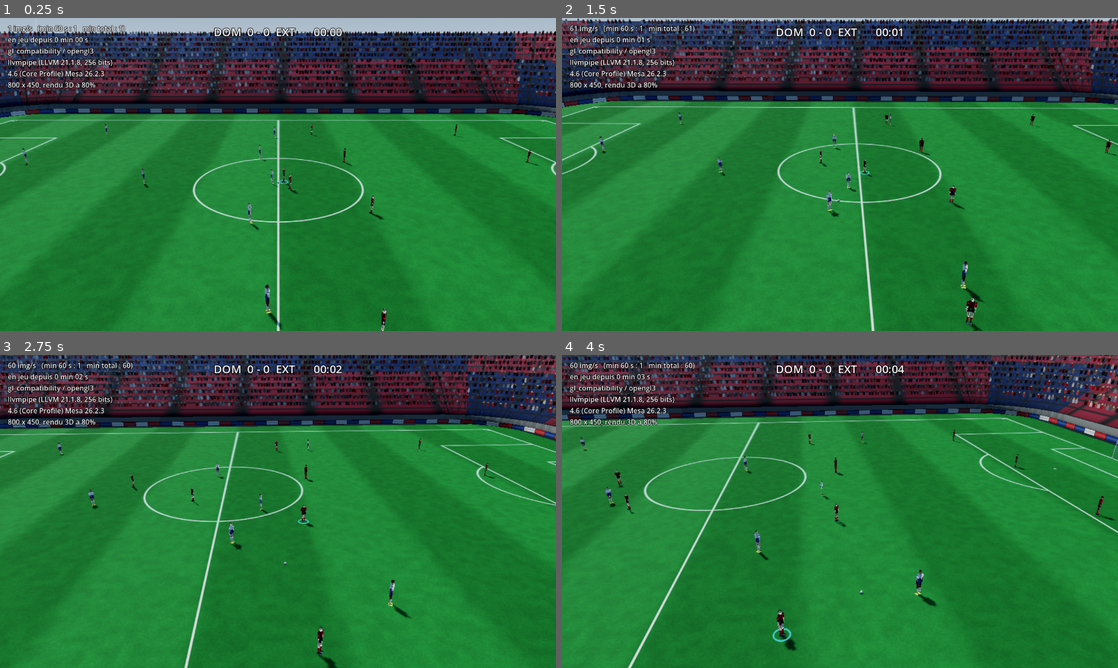
Above: before the commit, frames 1-4 (two rows, left to right).
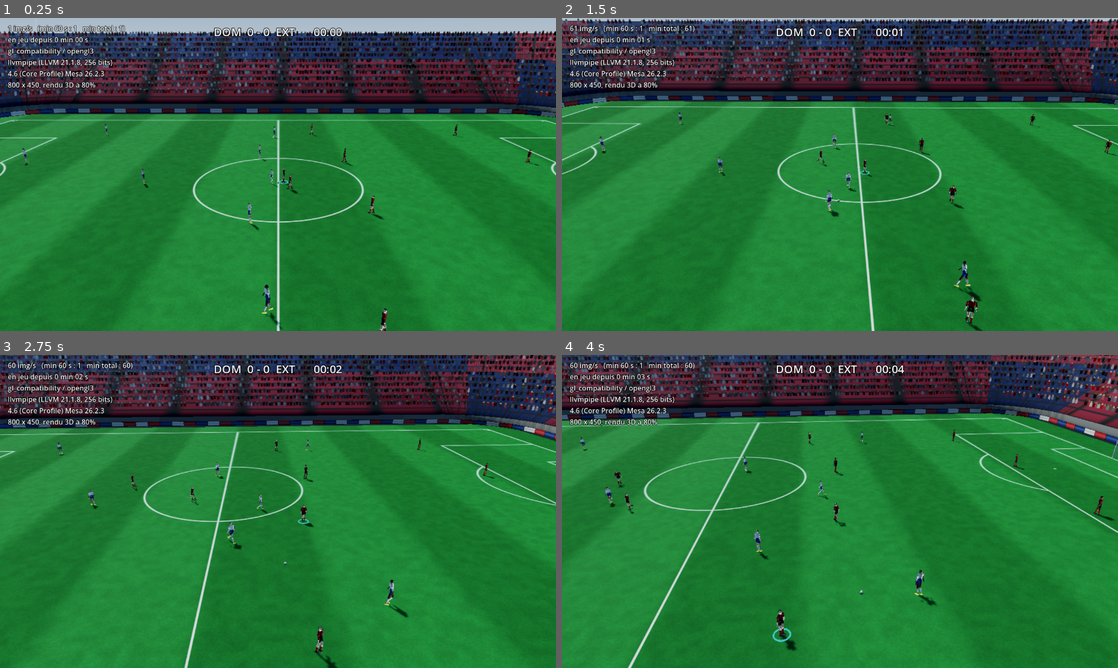
Above: after the commit, the same moments.

Repository: owono123/monprojet
Game: Godot game, scene res://src/principal.tscn
Same seed, same stepped clock (60 frames per second), same inputs: the game is played once before the commit and once after it.
Inputs (mouse positions are in pixels of both pictures, inside the frame that each line leads up to):
- Up to frame 1 (0.25 s): no input
- Up to frame 2 (1.5 s): move the mouse to (962, 158) at 0.52 s; click (962, 158) at 0.67 s; drag from (728, 190) to (812, 237) at 1.27 s
- Up to frame 3 (2.75 s): move the mouse to (333, 442) at 2.02 s; click (333, 442) at 2.17 s
- Up to frame 4 (4 s): drag from (812, 574) to (673, 464) at 2.77 s; move the mouse to (1006, 558) at 3.52 s; click (1006, 558) at 3.67 s

The runs differ from the first frame. In frame 1, 0.3% of the frame differs, in the area x 4-97%, y 33-100%; in frame 2, 0.4%; in frame 3, 0.4%, in the area x 10-89%, y 26-99%; in frame 4, 0.4%.

Commit message:
Animations de frappe et de tacle, et le lien manquant vers le squelette
Ajoute deux gestes ponctuels qui se superposent au cycle de course : la frappe,
ou la cuisse part en arriere puis se lance pendant que le genou reste plie et
ne se detend qu'au dernier moment, et le tacle glisse, ou le corps entier se
couche jambe tendue devant. Ils sont decrits par des reperes temps-valeur
interpoles, la forme la plus lisible a relire et a regler.

La simulation signale desormais ces gestes au rendu par une liste videe a
chaque pas. C'est de l'information a sens unique : la simulation ne s'en sert
jamais, elle existe pour que l'affichage declenche la bonne animation au bon
moment plutot que de deviner apres coup qu'un ballon est parti.

Surtout, corrige un defaut qui rendait TOUTE l'animation invisible depuis le
debut. Un MeshInstance3D cree par le code nait avec un chemin de squelette
vide, et non le « .. » que renseigne l'editeur : le maillage n'etait relie a
aucun squelette et s'affichait eternellement dans sa pose de repos. Le cycle de
course tournait correctement, il ne se voyait nulle part. Le probleme a ete
trouve en interrogeant directement le maillage plutot qu'en relisant les
captures, ou l'absence de mouvement passait pour un reglage trop discret.

Ajoute enfin de quoi figer un geste a un instant precis, sans quoi ces
animations resteraient invisibles aux captures : elles durent quatre dixiemes
de seconde et sont terminees avant que l'image ne soit prise.

Co-Authored-By: Claude Opus 5 <noreply@anthropic.com>
Claude-Session: https://claude.ai/code/session_01DjzeGUHn1ioCs4MhjkFQZt

Diff:
--- a/foot/src/noyau/simulation.gd
+++ b/foot/src/noyau/simulation.gd
@@ -47,6 +47,16 @@
 ## affiches sont ceux du porteur ou ceux du defenseur.
 var porteur := Vector2i(-1, -1)
 
+## Gestes survenus pendant l'image qui vient d'etre simulee : frappes, tacles.
+##
+## C'est de l'information a sens unique, du noyau vers l'affichage. La
+## simulation ne s'en sert jamais elle-meme : elle sait deja tout ce qu'il lui
+## faut. Cette liste existe seulement pour que le rendu puisse declencher la
+## bonne animation au bon moment, sans avoir a deviner apres coup qu'un ballon
+## est parti. Elle est videe au debut de chaque pas ; l'affichage la lit juste
+## apres son appel a simuler().
+var gestes: Array[Dictionary] = []
+
 var _priorite_manuelle := 0
 var _changer_enfonce := false
 var _tacle_enfonce := false
@@ -77,6 +87,7 @@
 
 ## Avance d'une image. C'est la seule facon de faire progresser le match.
 func simuler(commandes: Commandes) -> void:
+	gestes.clear()
 	if _repos_apres_but > 0:
 		# Petite pause apres un but, le temps que l'image montre la remise en jeu.
 		_repos_apres_but -= 1
@@ -203,41 +214,51 @@
 	var joueur := equipe.joueurs[porteur.y]
 	_dernier_toucheur = porteur.x
 
+	var geste := ""
 	if porteur.x == equipe_humaine and porteur.y == joueur_actif:
-		_action_du_joueur(commandes, equipe, joueur)
+		geste = _action_du_joueur(commandes, equipe, joueur)
 	else:
-		_action_de_l_ordinateur(equipe, joueur)
-
-func _action_du_joueur(commandes: Commandes, equipe: Equipe, joueur: Joueur) -> void:
+		geste = _action_de_l_ordinateur(equipe, joueur)
+	if geste != "":
+		gestes.append({"equipe": porteur.x, "rang": porteur.y, "geste": geste})
+
+## Renvoie le nom du geste a jouer a l'ecran, ou une chaine vide si le joueur
+## s'est contente de pousser le ballon devant lui.
+func _action_du_joueur(commandes: Commandes, equipe: Equipe, joueur: Joueur) -> String:
 	var regard := _regard(joueur, equipe)
 	var effet := commandes.direction_normalisee().y * 2.0
 
 	if commandes.appuye(Commandes.TIR):
 		_frapper_au_but(equipe, joueur)
-	elif commandes.appuye(Commandes.LOB):
+		return "frappe"
+	if commandes.appuye(Commandes.LOB):
 		ballon.frapper(regard, 15.0, 44.0, effet)
-	elif commandes.appuye(Commandes.CENTRE):
+		return "frappe"
+	if commandes.appuye(Commandes.CENTRE):
 		_centrer(equipe, joueur)
-	elif commandes.appuye(Commandes.PASSE):
+		return "frappe"
+	if commandes.appuye(Commandes.PASSE):
 		_passer(equipe, joueur, regard)
-	else:
-		_conduire(joueur, regard)
-
-func _action_de_l_ordinateur(equipe: Equipe, joueur: Joueur) -> void:
+		return "passe"
+	_conduire(joueur, regard)
+	return ""
+
+func _action_de_l_ordinateur(equipe: Equipe, joueur: Joueur) -> String:
 	var but_adverse := Vector3(Dimensions.DEMI_LONGUEUR * float(equipe.sens), 0.0, 0.0)
 	var distance_au_but := joueur.distance_a(but_adverse)
 
 	# A moins de vingt metres et dans un angle raisonnable, on tente sa chance.
 	if distance_au_but < 20.0 and absf(joueur.position.z) < 18.0:
 		_frapper_au_but(equipe, joueur)
-		return
+		return "frappe"
 
 	var receveur := _meilleur_receveur(equipe, joueur)
 	if receveur >= 0:
 		_passer_a(equipe, joueur, equipe.joueurs[receveur])
-		return
+		return "passe"
 
 	_conduire(joueur, _regard(joueur, equipe))
+	return ""
 
 ## Direction dans laquelle le joueur joue : son deplacement s'il court, sinon le
 ## but adverse. Un joueur a l'arret ne frappe pas au hasard.
@@ -376,6 +397,7 @@
 		return
 
 	var vole := equipes[porteur.x].joueurs[porteur.y]
+	gestes.append({"equipe": equipe_humaine, "rang": joueur_actif, "geste": "tacle"})
 	var rapport := tacleur.defense / maxf(tacleur.defense + vole.dribble, 1.0)
 	if alea.chance(rapport):
 		# Le ballon est degage vers le camp adverse, pas capte proprement : un
--- a/foot/src/principal.gd
+++ b/foot/src/principal.gd
@@ -79,6 +79,7 @@
 	while _accumulateur >= Simulation.PAS and pas_effectues < PAS_MAXI_PAR_IMAGE:
 		_memoriser_positions()
 		_simulation.simuler(_commandes_de_l_image())
+		_declencher_les_gestes()
 		_accumulateur -= Simulation.PAS
 		pas_effectues += 1
 	if pas_effectues == PAS_MAXI_PAR_IMAGE:
@@ -116,6 +117,17 @@
 	commandes.direction = Vector2(monde.x, monde.z)
 	return commandes
 
+## Transforme les gestes que la simulation vient de signaler en animations.
+##
+## La liste est lue juste apres chaque pas simule, et non une fois par image :
+## quand l'appareil rame et que deux pas s'enchainent dans la meme image, une
+## frappe survenue au premier pas serait sinon effacee par le second.
+func _declencher_les_gestes() -> void:
+	for evenement in _simulation.gestes:
+		var index: int = int(evenement["equipe"]) * JOUEURS_PAR_EQUIPE + int(evenement["rang"])
+		if index >= 0 and index < _allures.size():
+			_allures[index].declencher(evenement["geste"])
+
 func _memoriser_positions() -> void:
 	_ballon_precedent = _simulation.ballon.position
 	var index := 0
@@ -184,6 +196,18 @@
 	if index < 0 or index >= _corps.size():
 		return Vector3.ZERO
 	return _corps[index].position
+
+## Declenche un geste sur un joueur donne, sans passer par la simulation.
+##
+## Reserve aux captures de controle : une frappe ou un tacle ne survient que
+## rarement et jamais au moment ou l'on prend l'image, ce qui rendrait ces
+## animations impossibles a relire sans telephone sous la main. Le jeu lui-meme
+## n'appelle jamais cette fonction — ses gestes viennent tous de la simulation.
+func jouer_geste(numero_equipe: int, rang: int, geste: String,
+		avancement: float = 0.0, fige: bool = false) -> void:
+	var index := numero_equipe * JOUEURS_PAR_EQUIPE + rang
+	if index >= 0 and index < _allures.size():
+		_allures[index].declencher(geste, avancement, fige)
 
 ## Fige la camera a un endroit precis et coupe le suivi automatique. Utilise par
 ## les captures de controle, et base de la camera libre des replays.
--- a/foot/src/rendu/allure.gd
+++ b/foot/src/rendu/allure.gd
@@ -28,10 +28,72 @@
 const OUVERTURE_BRAS := 0.16      # ecarte les bras du buste
 const FLEXION_COUDE := 0.45
 
+## Duree des gestes ponctuels, en secondes.
+const DUREE_FRAPPE := 0.40
+const DUREE_PASSE := 0.28
+const DUREE_TACLE := 0.85
+
 ## Position dans le cycle de foulee, de 0 a 1. Un cycle vaut deux pas.
 var _phase := 0.0
 ## Balancement lent du corps a l'arret, pour qu'un joueur immobile respire.
 var _repos := 0.0
+
+## Geste ponctuel en cours — frappe, passe ou tacle — et depuis combien de temps.
+## Il se superpose au cycle de course au lieu de le remplacer : un joueur qui
+## frappe en pleine course continue de courir du haut du corps.
+var _geste := ""
+var _depuis := 0.0
+## Fige le geste a l'instant demande au lieu de le laisser se derouler. Sert
+## uniquement aux captures de controle : un geste dure quatre dixiemes de
+## seconde et serait deja termine au moment ou l'image est prise.
+var _fige := false
+
+## Declenche un geste. Appele par l'affichage a partir des evenements que la
+## simulation vient de produire.
+##
+## `avancement` permet de demarrer le geste en cours de route, et `fige` de l'y
+## arreter — deux commodites reservees aux captures.
+func declencher(geste: String, avancement: float = 0.0, fige: bool = false) -> void:
+	_geste = geste
+	_fige = fige
+	_depuis = 0.0
+	_depuis = clampf(avancement, 0.0, 0.999) * _duree_du_geste()
+
+func _duree_du_geste() -> float:
+	match _geste:
+		"frappe": return DUREE_FRAPPE
+		"passe": return DUREE_PASSE
+		"tacle": return DUREE_TACLE
+	return 0.0
+
+## Interpole une suite de reperes [temps, valeur] : la facon la plus lisible de
+## decrire un geste, et la plus facile a regler ensuite.
+static func _entre_reperes(reperes: Array, t: float) -> float:
+	if reperes.is_empty():
+		return 0.0
+	# Les valeurs sont extraites dans des variables typees : un element de
+	# tableau non type est indetermine pour GDScript, qui refuse alors d'inferer
+	# les calculs qu'on en tire.
+	var premier: Array = reperes[0]
+	var instant_premier: float = premier[0]
+	if t <= instant_premier:
+		return premier[1]
+
+	for index in range(1, reperes.size()):
+		var avant: Array = reperes[index - 1]
+		var apres: Array = reperes[index]
+		var instant_avant: float = avant[0]
+		var instant_apres: float = apres[0]
+		if t <= instant_apres:
+			var part := (t - instant_avant) / maxf(instant_apres - instant_avant, 0.0001)
+			var valeur_avant: float = avant[1]
+			var valeur_apres: float = apres[1]
+			# Lissage aux extremites : une interpolation droite donnerait des
+			# ruptures de vitesse visibles a chaque repere.
+			return lerpf(valeur_avant, valeur_apres, smoothstep(0.0, 1.0, part))
+
+	var dernier: Array = reperes[reperes.size() - 1]
+	return dernier[1]
 
 ## Avance le cycle. `distance` est le chemin parcouru au sol depuis la derniere
 ## image, `allure` la vitesse instantanee en metres par seconde.
@@ -39,6 +101,10 @@
 	var foulee := FOULEE_MINIMALE + allure * FOULEE_PAR_VITESSE
 	_phase = fposmod(_phase + distance / (foulee * 2.0), 1.0)
 	_repos = fposmod(_repos + delta * 0.35, 1.0)
+	if _geste != "" and not _fige:
+		_depuis += delta
+		if _depuis >= _duree_du_geste():
+			_geste = ""
 
 ## Applique la pose au corps. `allure` sert a doser l'amplitude : on marche avec
 ## les memes muscles qu'on sprinte, en plus petit.
@@ -49,6 +115,64 @@
 	_poser_les_jambes(corps, angle, allure, vivacite)
 	_poser_les_bras(corps, angle, vivacite)
 	_poser_le_buste(corps, angle, vivacite)
+
+	# Le geste passe par-dessus : il ne remplace que ce dont il a besoin, si bien
+	# qu'un joueur qui frappe en pleine course continue de courir du haut du
+	# corps. C'est ce qui evite l'impression de deux animations qui se coupent.
+	match _geste:
+		"frappe", "passe":
+			_poser_la_frappe(corps, _depuis / _duree_du_geste())
+		"tacle":
+			_poser_le_tacle(corps, _depuis / _duree_du_geste())
+
+## Frappe : armer la jambe vers l'arriere, la lancer, puis l'accompagner.
+##
+## L'essentiel tient dans le decalage entre la cuisse et le genou. Une jambe qui
+## se tend d'un bloc donne un coup de pied de pantin ; c'est le genou qui reste
+## plie pendant l'armement puis se detend au dernier moment qui fait la frappe.
+func _poser_la_frappe(corps: Corps, t: float) -> void:
+	var cuisse := _entre_reperes([
+		[0.00, 0.0], [0.28, 0.80], [0.52, -0.72], [1.00, -0.12]], t)
+	var genou := _entre_reperes([
+		[0.00, 0.2], [0.28, 1.25], [0.48, 0.55], [0.62, 0.05], [1.00, 0.25]], t)
+	var cheville := _entre_reperes([
+		[0.00, 0.0], [0.30, 0.35], [0.55, -0.30], [1.00, 0.0]], t)
+
+	corps.poser_os(Corps.OS_HANCHE_D, Quaternion(Vector3.RIGHT, cuisse))
+	corps.poser_os(Corps.OS_GENOU_D, Quaternion(Vector3.RIGHT, genou))
+	corps.poser_os(Corps.OS_CHEVILLE_D, Quaternion(Vector3.RIGHT, cheville))
+
+	# La jambe d'appui se plie un peu pour encaisser, et le bras oppose part en
+	# arriere pour equilibrer — sans ce contrepoids, le joueur a l'air de frapper
+	# dans le vide.
+	corps.poser_os(Corps.OS_GENOU_G, Quaternion(Vector3.RIGHT,
+		_entre_reperes([[0.0, 0.10], [0.5, 0.42], [1.0, 0.15]], t)))
+	corps.poser_os(Corps.OS_EPAULE_G, Quaternion(Vector3.RIGHT,
+		_entre_reperes([[0.0, 0.0], [0.45, 0.95], [1.0, 0.2]], t))
+		* Quaternion(Vector3.BACK, 0.30))
+	corps.poser_os(Corps.OS_TORSE, Quaternion(Vector3.UP,
+		_entre_reperes([[0.0, 0.0], [0.30, 0.22], [0.60, -0.20], [1.0, 0.0]], t)))
+
+## Tacle glisse : le joueur se laisse tomber sur le cote, jambe tendue devant.
+func _poser_le_tacle(corps: Corps, t: float) -> void:
+	var bascule := _entre_reperes([
+		[0.00, 0.0], [0.22, -1.15], [0.70, -1.25], [1.00, -0.15]], t)
+	var descente := _entre_reperes([
+		[0.00, 0.0], [0.22, -0.62], [0.70, -0.68], [1.00, -0.05]], t)
+
+	# On couche tout le squelette plutot que chaque membre : un tacle est un
+	# mouvement du corps entier, et le detailler os par os ne se verrait pas.
+	corps.squelette.rotation.x = bascule
+	corps.squelette.position.y = descente
+
+	corps.poser_os(Corps.OS_HANCHE_D, Quaternion(Vector3.RIGHT,
+		_entre_reperes([[0.0, 0.0], [0.25, -0.85], [0.75, -0.95], [1.0, -0.1]], t)))
+	corps.poser_os(Corps.OS_GENOU_D, Quaternion(Vector3.RIGHT,
+		_entre_reperes([[0.0, 0.0], [0.30, 0.08], [1.0, 0.2]], t)))
+	corps.poser_os(Corps.OS_HANCHE_G, Quaternion(Vector3.RIGHT,
+		_entre_reperes([[0.0, 0.0], [0.30, 0.55], [1.0, 0.1]], t)))
+	corps.poser_os(Corps.OS_GENOU_G, Quaternion(Vector3.RIGHT,
+		_entre_reperes([[0.0, 0.0], [0.30, 1.05], [1.0, 0.2]], t)))
 
 func _poser_les_jambes(corps: Corps, angle: float, allure: float, vivacite: float) -> void:
 	var amplitude := BALANCEMENT_HANCHE + allure * BALANCEMENT_HANCHE_PAR_VITESSE
@@ -115,3 +239,7 @@
 	var rebond := absf(sin(angle)) * 0.035 * vivacite
 	var respiration := sin(_repos * TAU) * 0.006 * (1.0 - vivacite)
 	corps.squelette.position.y = rebond + respiration
+	# Remise a plat systematique : le tacle couche le squelette entier, et sans
+	# ce retour a zero le joueur resterait penche en arriere pour le reste du
+	# match une fois le geste termine.
+	corps.squelette.rotation.x = 0.0
--- a/foot/src/rendu/corps.gd
+++ b/foot/src/rendu/corps.gd
@@ -85,7 +85,12 @@
 	maillage.name = "Corps"
 	maillage.mesh = _construire_le_maillage(traits)
 	squelette.add_child(maillage)
-	# Le maillage etant enfant direct du squelette, le chemin par defaut suffit.
+	# Le lien vers le squelette doit etre pose explicitement. Un MeshInstance3D
+	# cree par le code naquit avec un chemin VIDE, et non le « .. » que l'editeur
+	# renseigne : sans cette ligne, le maillage n'est relie a aucun squelette et
+	# s'affiche eternellement dans sa pose de repos. Les animations tournaient
+	# bien, elles ne se voyaient simplement nulle part.
+	maillage.skeleton = NodePath("..")
 	maillage.skin = squelette.create_skin_from_rest_transforms()
 	var matiere := ShaderMaterial.new()
 	matiere.shader = load(CHEMIN_SHADER)
--- a/foot/tests/capture.gd
+++ b/foot/tests/capture.gd
@@ -69,6 +69,25 @@
 		if not await _enregistrer(plan[0]):
 			return
 
+	# Gestes ponctuels. Ils ne surviennent jamais au moment ou l'on prend
+	# l'image, on les declenche donc a la demande, et l'on capture l'image
+	# suivante — soit le milieu du geste, la seule qui montre quelque chose.
+	# Le geste est fige a son instant le plus parlant : laisse libre, il durerait
+	# quatre dixiemes de seconde et serait deja termine quand l'image est prise.
+	for geste in [["13_frappe", "frappe", 0.46], ["14_tacle", "tacle", 0.40]]:
+		var cible: Vector3 = _jeu.position_du_joueur(0, 9)
+		_jeu.fixer_camera(cible + Vector3(3.4, 1.5, 2.4), cible + Vector3(0.0, 0.85, 0.0))
+		await _patienter(IMAGES_ENTRE_VUES)
+		_jeu.jouer_geste(0, 9, geste[1], geste[2], true)
+		# Une image de plus avant de declencher la capture : le signal
+		# process_frame est emis APRES le traitement des noeuds, si bien que
+		# l'image dessinee juste apres porte encore la pose precedente. Le geste
+		# etant fige, attendre ne le fait pas avancer.
+		await _patienter(1)
+		if not await _enregistrer(geste[0]):
+			return
+	_jeu.jouer_geste(0, 9, "", 0.0, false)
+
 	get_tree().quit(0)
 
 func _enregistrer(nom: String) -> bool:
